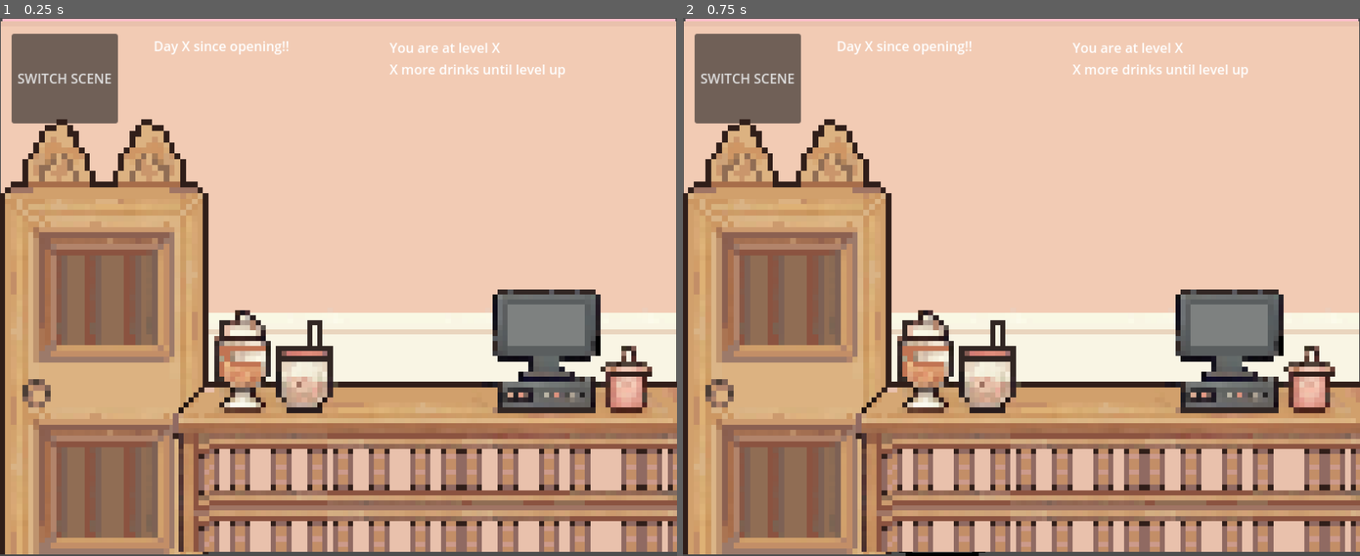
Above: before the commit, frames 1-2 (left to right).
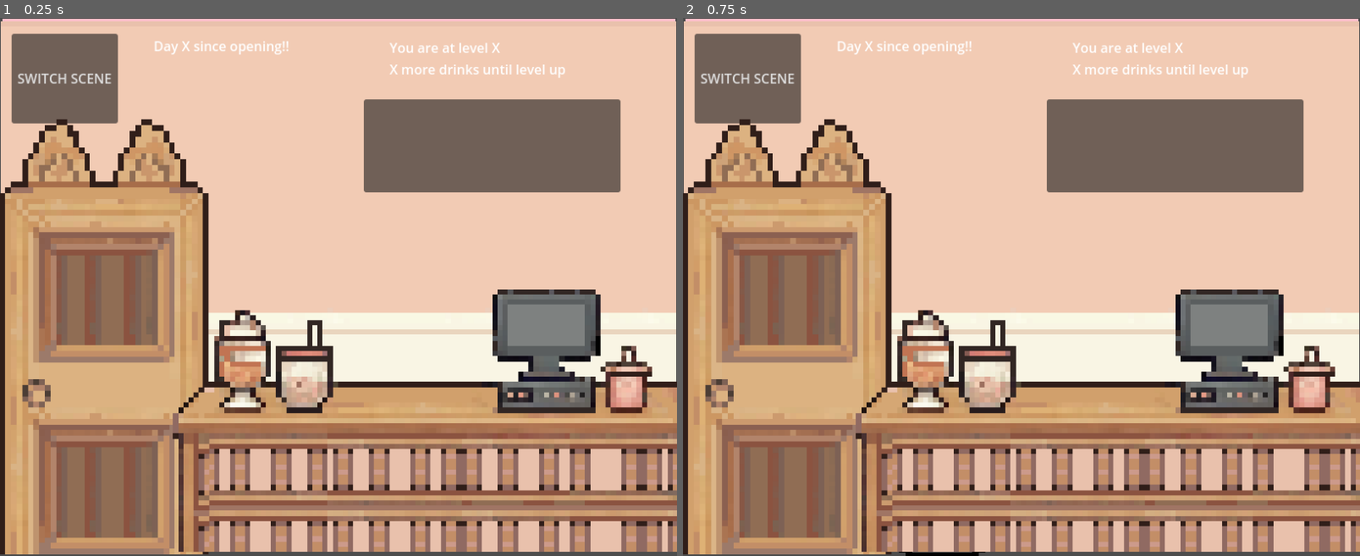
Above: after the commit, the same moments.

Repository: aylabaguette/40sGame
Game: Godot game, scene res://scenes/main.tscn
Two runs of this game, one before a commit and one after it. Both use one fixed random seed, a clock stepped at 60 frames per second and the inputs below.
Inputs (mouse positions are in pixels of both pictures, inside the frame that each line leads up to):
- Up to frame 1 (0.25 s): no input
- Up to frame 2 (0.75 s): tap Enter at 0.5 s; move the mouse to (947, 480) at 0.52 s; click (947, 480) at 0.6 s

The runs differ from the first frame. In frame 1, 6.6% of the frame differs, in the area x 53-92%, y 15-33%; in frame 2, 6.6%.

Commit message:
Update Shop.tscn

Diff:
--- a/40s-game/scenes/Shop.tscn
+++ b/40s-game/scenes/Shop.tscn
@@ -6,10 +6,12 @@
 [ext_resource type="Texture2D" uid="uid://dau526nnbxysi" path="res://sprites/characters/Mabel.PNG" id="4_pv6g3"]
 [ext_resource type="Texture2D" uid="uid://clwfwiq2uw1vx" path="res://sprites/shop/Door.png" id="4_vcaxr"]
 [ext_resource type="Texture2D" uid="uid://cjrfunaxpsd1y" path="res://sprites/characters/Bob Ferguson.PNG" id="5_4gh6d"]
+[ext_resource type="Script" path="res://scenes/character.gd" id="5_w06dj"]
 [ext_resource type="Texture2D" uid="uid://226vmje5xdkf" path="res://sprites/characters/Momo.PNG" id="6_g3rx4"]
 [ext_resource type="Texture2D" uid="uid://cmiv2bwaym08k" path="res://sprites/characters/Kyrat.PNG" id="7_gso0l"]
 [ext_resource type="Texture2D" uid="uid://bb667n3dtoqd7" path="res://sprites/characters/Emily.PNG" id="8_77h1o"]
 [ext_resource type="Script" path="res://scripts/level.gd" id="10_wg3wp"]
+[ext_resource type="Script" path="res://scenes/SpeechBubble.gd" id="12_lljb8"]
 
 [node name="Shop" type="Node2D"]
 script = ExtResource("1_v2lqu")
@@ -40,6 +42,9 @@
 texture = ExtResource("3_05b3x")
 
 [node name="Character sprites" type="Node2D" parent="."]
+
+[node name="character" type="Node2D" parent="Character sprites"]
+script = ExtResource("5_w06dj")
 
 [node name="Emily" type="Sprite2D" parent="Character sprites"]
 visible = false
@@ -89,4 +94,18 @@
 offset_bottom = 45.0
 text = "Day X since opening!!"
 
+[node name="SpeechBubble" type="Node2D" parent="."]
+script = ExtResource("12_lljb8")
+
+[node name="Panel" type="Panel" parent="SpeechBubble"]
+offset_left = 438.0
+offset_top = 98.0
+offset_right = 747.0
+offset_bottom = 210.0
+
+[node name="Label" type="Label" parent="SpeechBubble/Panel"]
+layout_mode = 0
+offset_right = 308.0
+offset_bottom = 111.0
+
 [connection signal="pressed" from="Button" to="." method="_on_button_pressed"]
Not shown: 1 places in 40s-game/scenes/Shop.tscn that only renumber resources
